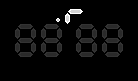
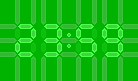
Layer changes from the first 138px x 81px image to the second:
hid "Layer #7", painted on it over [0, 0, 138, 81]
showed "Layer #4" over [0, 0, 138, 81]
showed "Layer #1" over [60, 24, 78, 57]
showed group "Layer Group" (2 layers) over [0, 0, 138, 81]
showed "Layer #2" over [0, 0, 138, 81]
